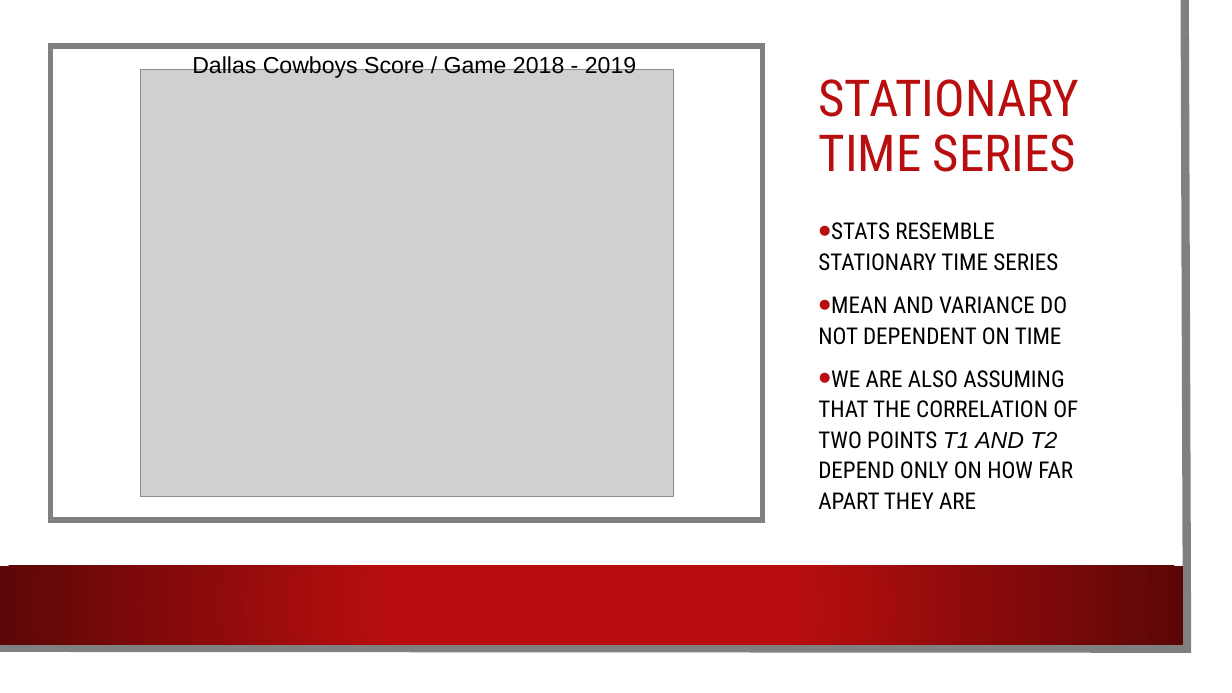
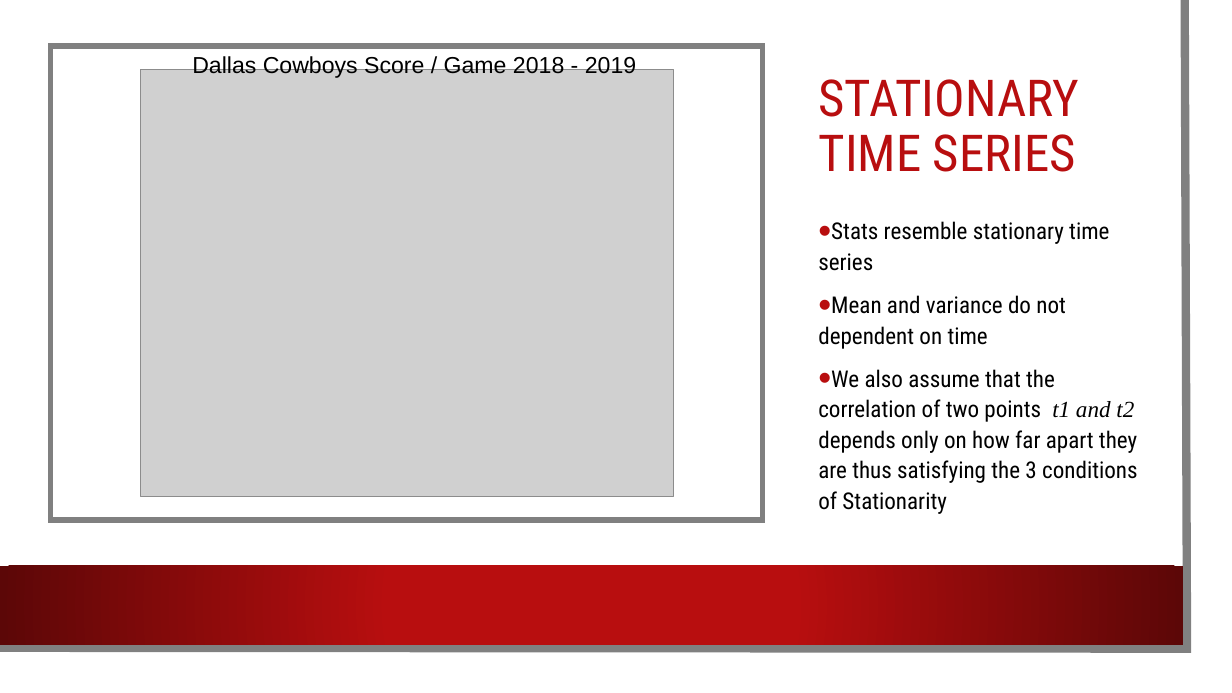
Before and after one commit to realdanielbyrne/NfL-Time-Series-Modeling, a slide deck: slide 5 of dbyrne_predicting_nfl_scores.pptx. Drawn at 1232x693 pixels with LibreOffice and Linux fonts; fonts in the diff are those of the drawing; grey boxes stand for pictures; background and template pictures are left out. Boxes give left, top, right and bottom in pixels: in the first picture for what was removed or moved away, otherwise in the second. Text is boxed around its words. In the diff, an @@ line names an element or a change of style, - is before the commit and + after.

```diff
--- a/dbyrne_predicting_nfl_scores.pptx
+++ b/dbyrne_predicting_nfl_scores.pptx
@@ text at (818, 221, 1137, 514): text changed @@
-• STATS RESEMBLE STATIONARY TIME SERIES
-• MEAN AND VARIANCE DO NOT DEPENDENT ON TIME
-• WE ARE ALSO ASSUMING THAT THE CORRELATION OF TWO POINTS T1 AND T2 DEPEND ONLY ON HOW FAR APART THEY ARE
+• Stats resemble stationary time series
+• Mean and variance do not dependent on time
+• We also assume that the correlation of two points t1 and t2 depends only on how far apart they are thus satisfying the 3 conditions of Stationarity
```
Also in this commit, not shown: 3 other slides changed, 4 other files.
